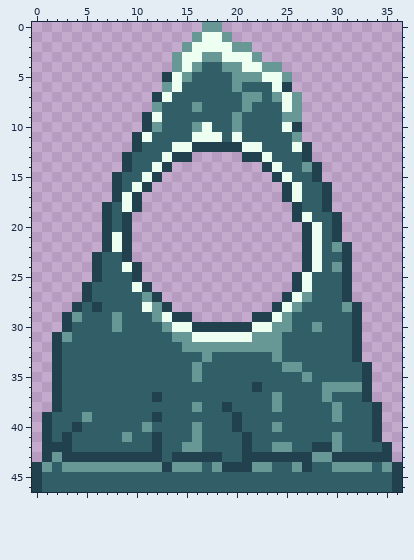
Pixel-art sprite, stored at SOURCES/TEMPLAR/Assets/Textures/Interaction/Gravestone/Gravestone_On.png. Above: the version before the commit.
The file is 37x47 pixels.
Once edited:
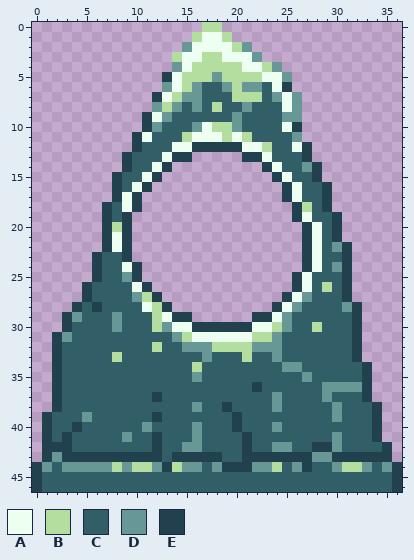
Palette (. is transparent): A #edfff0  B #b4de9f  C #325f67  D #679895  E #21414e
The exact change:
y 0: x 17..18 DD -> BB
y 1: x 16 D -> B; x 19 D -> B
y 2: x 20 D -> B
y 3: x 14 D -> B; x 17..18 DD -> BB
y 4: x 16..20 DCCDD -> BBBBB; x 23 D -> B
y 5: x 15..22 DCCCCDDD -> BBBDBBBB
y 6: x 15..16 CC -> BD; x 19..22 CDCC -> DBDD
y 7: x 14..16 CCC -> BDD; x 20..22 CDD -> BBB
y 8: x 13..14 CC -> BD; x 18 C -> B
y 9: x 13 C -> D
y 10: x 18..19 CC -> BB
y 11: x 15 C -> B; x 19 C -> B; x 21 C -> B
y 12: x 23 C -> B
y 18: x 27 C -> B
y 20: x 8 C -> B
y 25: x 9 C -> D
y 26: x 29 C -> B
y 27: x 10..11 CD -> DB
y 28..29: x 12 D -> B
y 30: x 12 C -> B; x 24 D -> B; x 28 D -> B
y 31: x 15 D -> B; x 22..23 DD -> BB
y 32: x 12 C -> B; x 18..21 DDDD -> BBBB
y 33: x 8 C -> B; x 21 C -> B
y 34: x 16 D -> B
y 44: x 8 D -> B; x 10..11 DD -> BB; x 14 D -> B; x 24 C -> B; x 31..32 DD -> BB
